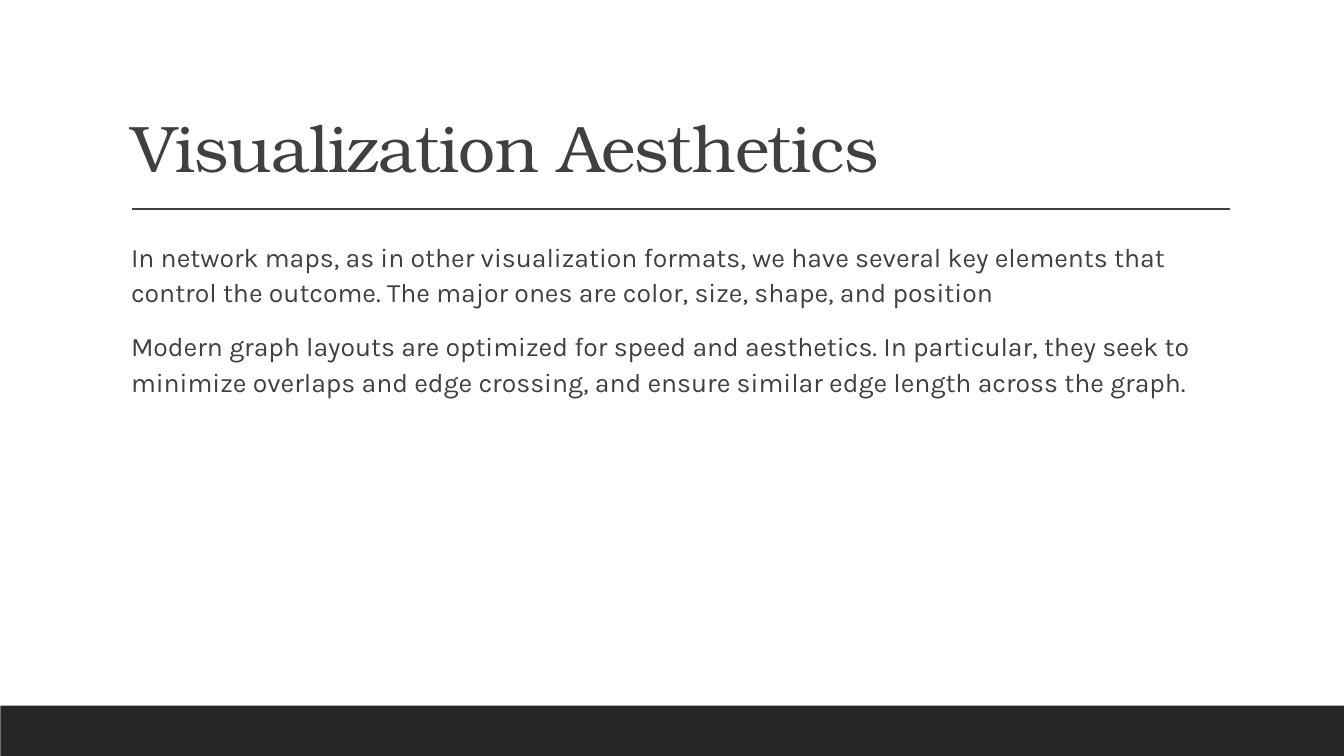
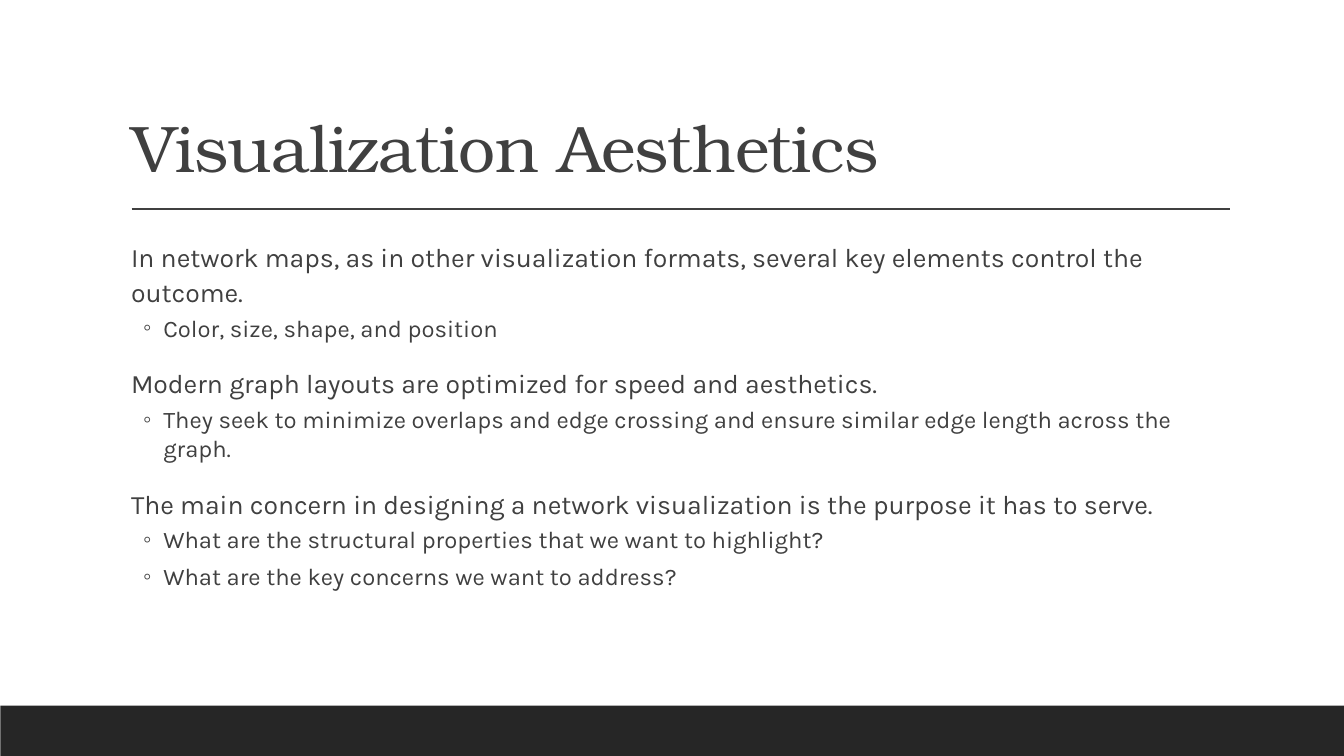
Before and after one commit to elisegia/COC, a slide deck: slide 12 of Day 3.pptx (slide 15 before the commit). Drawn at 1344x756 pixels with LibreOffice and Linux fonts; fonts in the diff are those of the drawing. Boxes give left, top, right and bottom in pixels: in the first picture for what was removed or moved away, otherwise in the second. Text is boxed around its words. In the diff, an @@ line names an element or a change of style, - is before the commit and + after.

```diff
--- a/Day 3.pptx
+++ b/Day 3.pptx
@@ text at (131,248,1171,591): text changed @@
-  In network maps, as in other visualization formats, we have several key elements that control the outcome. The major ones are color, size, shape, and position
-  Modern graph layouts are optimized for speed and aesthetics. In particular, they seek to minimize overlaps and edge crossing, and ensure similar edge length across the graph.
+  In network maps, as in other visualization formats, several key elements control the outcome.
+  ◦ Color, size, shape, and position
+  Modern graph layouts are optimized for speed and aesthetics.
+  ◦ They seek to minimize overlaps and edge crossing and ensure similar edge length across the graph.
+  The main concern in designing a network visualization is the purpose it has to serve.
+  ◦ What are the structural properties that we want to highlight?
+  ◦ What are the key concerns we want to address?
```
Also in this commit, not shown: 1 other slide changed, 5 slides added, 2 slides removed, 2 other files.
